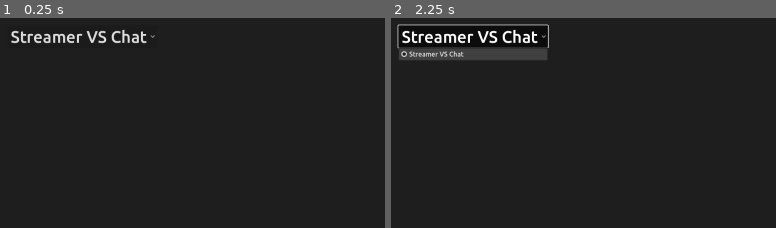
Above: before the commit, frames 1-2 (left to right).
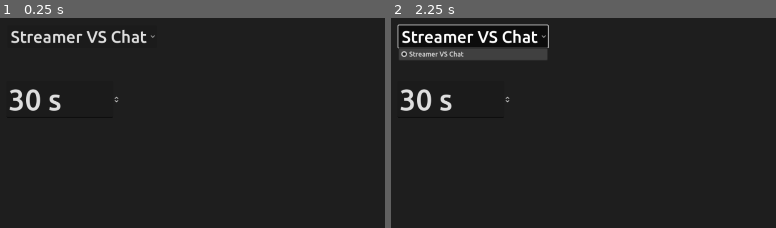
Above: after the commit, the same moments.

Repository: cake4everyone/Quiz4Everyone
Game: Godot game, scene res://scenes/menu.tscn
Two runs of this game, one before a commit and one after it. Both use one fixed random seed, a clock stepped at 60 frames per second and the inputs below. This scene is started directly instead of the project's main scene.
Inputs:
- Up to frame 1 (0.25 s): no input
- Up to frame 2 (2.25 s): click "Start Game" at 0.5 s; click "Start Game" at 1.25 s; click "Streamer VS Chat" at 2 s
The pictures show only the part of the screen within x 0-50%, y 0-50%; the shares and areas given below are measured in that part.

The runs differ from the first frame. In frame 1, 0.6% of the frame differs, in the area x 2-31%, y 33-45%; in frame 2, 0.6%.

Commit message:
Added Round Duration

Diff:
--- a/scenes/menu.tscn
+++ b/scenes/menu.tscn
@@ -1,6 +1,9 @@
-[gd_scene load_steps=2 format=3 uid="uid://yyc1l3e78qgl"]
+[gd_scene load_steps=3 format=3 uid="uid://yyc1l3e78qgl"]
 
 [ext_resource type="Script" path="res://scripts/menu.gd" id="1_f4qtc"]
+
+[sub_resource type="Theme" id="Theme_31w7n"]
+default_font_size = 70
 
 [node name="Menu" type="CanvasLayer"]
 script = ExtResource("1_f4qtc")
@@ -59,4 +62,15 @@
 layout_mode = 2
 alignment = 2
 
+[node name="RoundDuration" type="SpinBox" parent="."]
+offset_left = 54.0
+offset_top = 190.0
+offset_right = 326.225
+offset_bottom = 278.0
+theme = SubResource("Theme_31w7n")
+min_value = 5.0
+max_value = 90.0
+value = 30.0
+suffix = "s"
+
 [connection signal="pressed" from="Start" to="." method="on_btn_start_pressed"]
--- a/scripts/menu.gd
+++ b/scripts/menu.gd
@@ -1,11 +1,14 @@
 class_name Menu extends CanvasLayer
 
 ## Time for each round in seconds
-var round_duration: int = 30
+var round_duration: int
 
 ## ready is called when the node enters the scene tree for the first time.
 func _ready():
 	$ModeSelect.add_item("Streamer VS Chat", 0)
+	if(scene_manager.round_duration > 0):
+		round_duration = scene_manager.round_duration
+		$RoundDuration.value = round_duration
 	api.category(on_category_response)
 
 ## on_category_response is called as when the categories api call completed.
@@ -27,6 +30,7 @@
 ## on_btn_start_pressed is called when pressed the start game button.
 ## It collects all the selected categories and creates a new game on the server.
 func on_btn_start_pressed():
+	round_duration = $RoundDuration.value
 	var categories: Dictionary = {}
 	for category: HBoxContainer in $CategoryBox/Categories.get_children():
 		var amount: int = category.get_child(0).value
